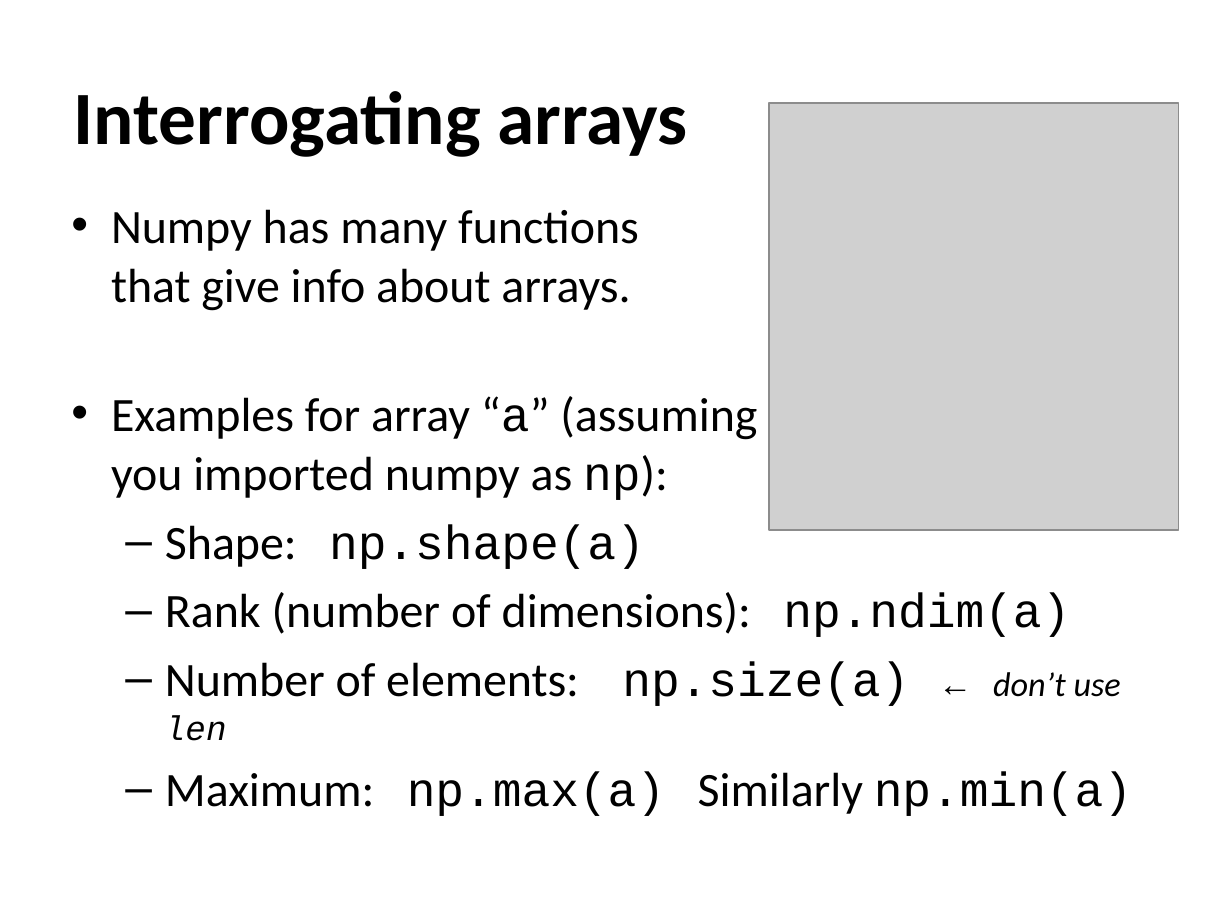
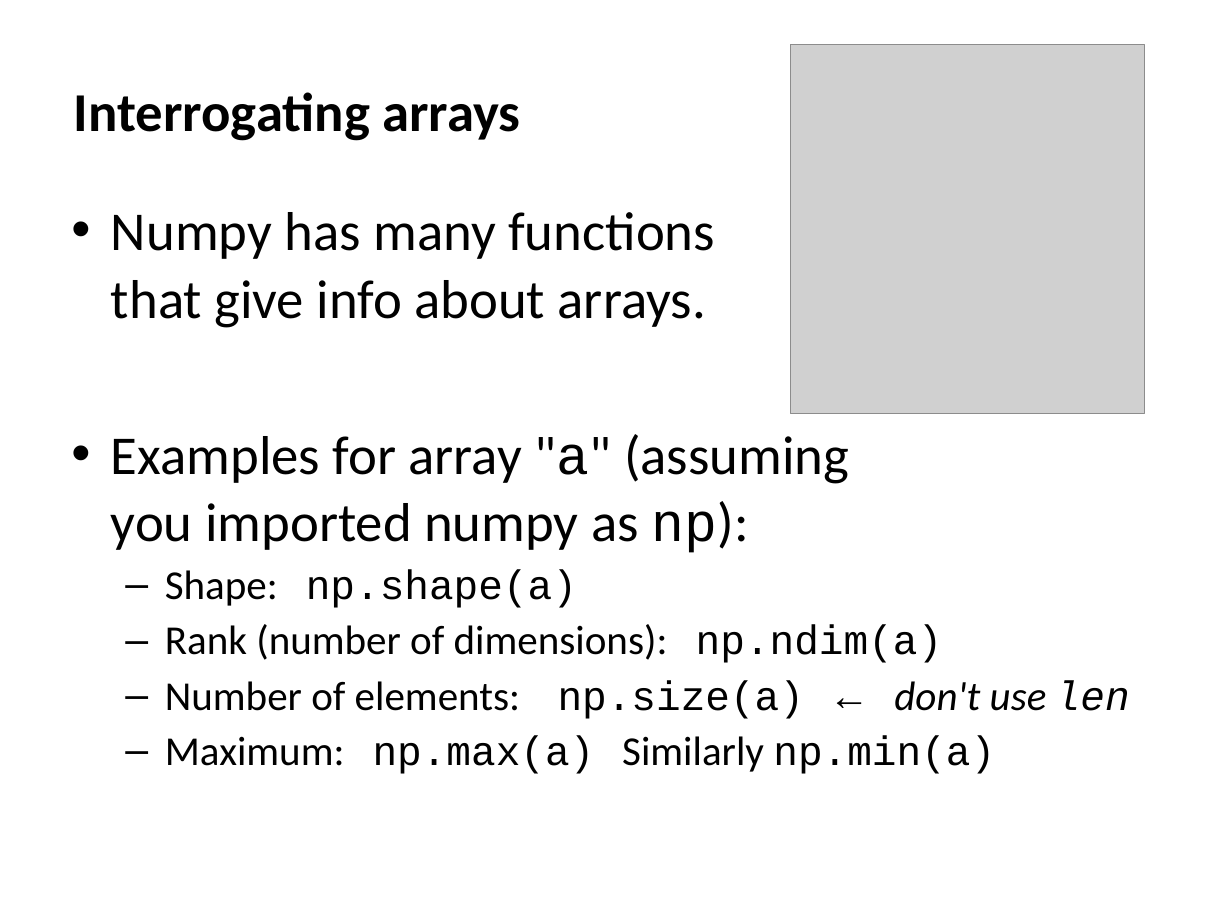
Before and after one commit to ncasuk/ncas-isc, a slide deck: slide 14 of python/presentations/handling_arrays/numpy.ppt (slide 15 before the commit). Drawn at 1232x924 pixels with LibreOffice and Linux fonts; fonts in the diff are those of the drawing; grey boxes stand for pictures; background and template pictures are left out. Boxes give left, top, right and bottom in pixels: in the first picture for what was removed or moved away, otherwise in the second. Text is boxed around its words. In the diff, an @@ line names an element or a change of style, - is before the commit and + after.

Commit message:
Finished and checked numpy presentation

```diff
--- a/python/presentations/handling_arrays/numpy.ppt
+++ b/python/presentations/handling_arrays/numpy.ppt
@@ picture: place and size @@
-picture at (769, 103, 1178, 531)
+picture at (791, 44, 1145, 413)
@@ title "Interrogating arrays" at (74, 92, 520, 141): size 44 to 32 pt; line spacing 1 to 0.9 @@
@@ text at (111, 212, 995, 774): size 28 to 32 pt in "Numpy has many functions that give info ..."; size 28 to 24 pt in "Shape: np.shape(a)", "Rank (number of dimensions): np.ndim(a)", "Maximum: np.max(a) Similarly np.min(a)"; line spacing 1 to 0.9 @@
@@ text at (111, 434, 849, 553): text changed; size 28 to 32 pt @@
-• Examples for array “a” (assuming
-  you imported numpy as np):
+• Examples for array "a" (assuming
+  you imported numpy as np):
@@ text at (165, 680, 1130, 719): text changed; size 28 to 24 pt @@
-  – Number of elements: np.size(a) ← don’t use len
+  – Number of elements: np.size(a) ← don't use len
```
Also in this commit, not shown: 35 other slides changed, 1 slide removed.
